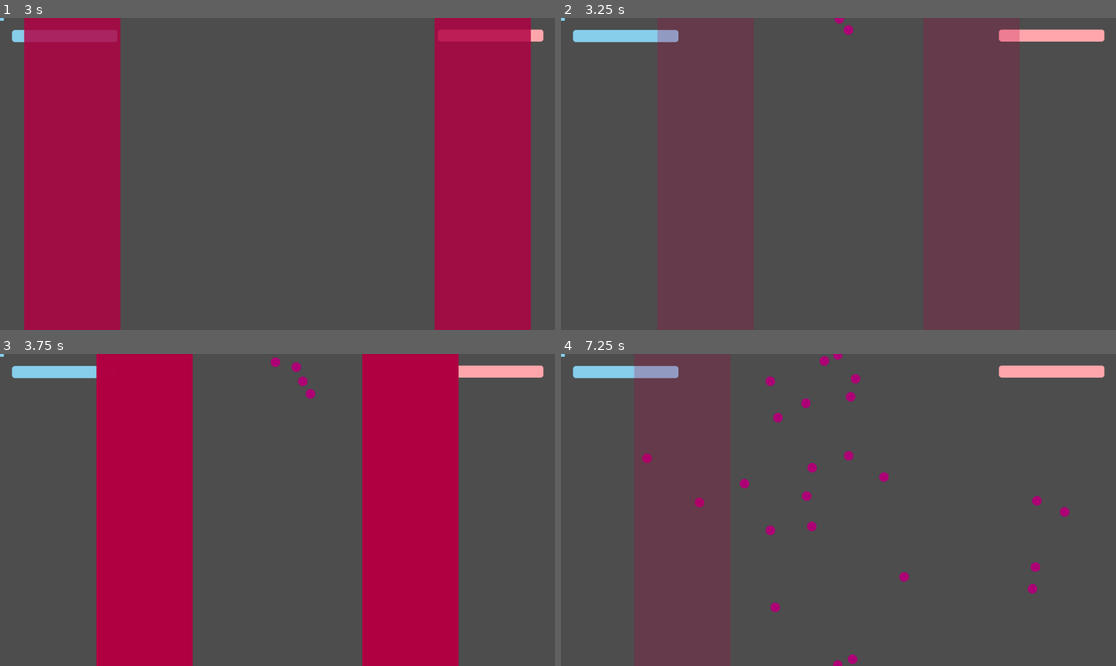
Above: before the commit, frames 1-4 (two rows, left to right).
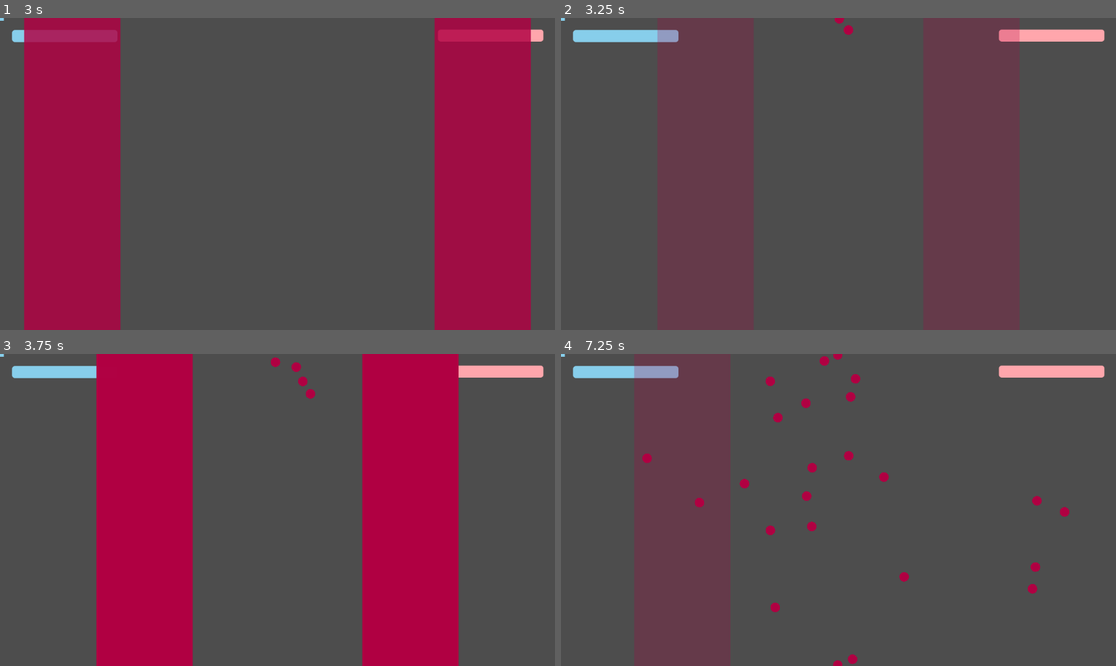
Above: after the commit, the same moments.

Repository: Sosenteam/sa-bullet-hell
Game: Godot game, scene res://levels/testing_level.tscn
Same seed, same stepped clock (60 frames per second), same inputs: the game is played once before the commit and once after it.
Inputs:
- Up to frame 1 (3 s): tap Enter at 0.5 s
- Up to frame 2 (3.25 s): no input
- Up to frame 3 (3.75 s): no input
- Up to frame 4 (7.25 s): no input

Frame 1 is identical in both runs. In frame 2, less than 0.1% of the frame differs, in the area x 49-53%, y 0-6%; in frame 3, 0.2%; in frame 4, 1.0%, in the area x 14-92%, y 0-100%.

Commit message:
final changes to first level

Diff:
--- a/hit_management/bullet.gd
+++ b/hit_management/bullet.gd
@@ -8,11 +8,12 @@
 var velocity: Vector2 = Vector2.ZERO
 var on_screen = false
 func _ready() -> void:
-	pass
+	draw_shape.color = Global.bad_color
 
-func move(pos,radius,vel):
+func move(pos,nradius,vel):
 	global_position = pos
 	velocity = vel
+	radius = nradius
 	draw()
 
 
--- a/hit_management/hit_shape.gd
+++ b/hit_management/hit_shape.gd
@@ -17,6 +17,8 @@
 func remove():
 	polygon.set_polygon([])
 	collision_polygon.set_polygon([])
+	scale = Vector2(1,1)
+	rotation = 0
 
 func set_verts(verts:PackedVector2Array):
 	#print("hitshape verts set to ",verts)
--- a/levels/testing_level.gd
+++ b/levels/testing_level.gd
@@ -3,6 +3,17 @@
 @onready var manager = $Manager
 
 var shapes: Array[Node2D] = []
+@onready var corners_and_centers = [
+	Vector2(0, 0),               # Top Left
+	Vector2(Global.center.x / 2, 0),    # Top Center
+	Vector2(Global.center.x, 0),        # Top Right
+	Vector2(Global.center.x, Global.center.y / 2), # Right Center
+	Vector2(Global.center.x, Global.center.y), # Bottom Right
+	Vector2(Global.center.x / 2, Global.center.y), # Bottom Center
+	Vector2(0, Global.center.y),        # Bottom Left
+	Vector2(0, Global.center.y / 2)     # Left Center
+]
+
 
 func _ready() -> void:
 	print("played test")
@@ -25,9 +36,9 @@
 	level.tween_callback(manager.create_horizontal_wipe.bind(0,100,75,Global.center.x-100,1))
 	level.tween_callback(manager.create_horizontal_wipe.bind(Global.center.x,100,-75,0,1))
 	level.tween_interval(2)
-	level.tween_callback(manager.create_cannon.bind(Vector2(Global.center.x/2,0),PI/2,0.2,5,150,5))
+	level.tween_callback(manager.create_cannon.bind(Vector2(Global.center.x/2,0),PI/2,0.2,5,150,10))
 	level.tween_interval(4)
-	level.tween_callback(manager.create_cannon.bind(Vector2(Global.center.x/2,Global.center.y),-PI/2,0.2,5,150,5))
+	level.tween_callback(manager.create_cannon.bind(Vector2(Global.center.x/2,Global.center.y),-PI/2,0.2,5,150,10))
 	level.tween_interval(6)
 #
 	#
@@ -46,13 +57,32 @@
 	level.tween_property(shapes[0],"rotation",10,15).set_trans(Tween.TRANS_LINEAR)
 	level.parallel().tween_property(shapes[1],"rotation",10+PI/2,15).set_trans(Tween.TRANS_LINEAR)
 	level.parallel().tween_callback(manager.create_horizontal_wipe.bind(0,50,100,Global.screen_size.x,1))
-	level.parallel().tween_callback(manager.create_cannon.bind(Vector2(0,Global.center.y/2),0,0.2,8,150,5))
-	level.parallel().tween_callback(manager.create_cannon.bind(Vector2(Global.center.x,Global.center.y/2),PI,0.2,8,150,5))
+	level.parallel().tween_callback(manager.create_cannon.bind(Vector2(0,Global.center.y/2),0,0.2,8,150,10))
+	level.parallel().tween_callback(manager.create_cannon.bind(Vector2(Global.center.x,Global.center.y/2),PI,0.2,8,150,10))
 	level.tween_callback(shapes[0].remove)
 	level.tween_callback(shapes[1].remove)
 	level.tween_interval(2)
 	level.tween_callback(manager.create_horizontal_wipe.bind(0,10,60,Global.center.x,0.04,1))
 	level.tween_callback(manager.create_vertical_wipe.bind(0,10,60,Global.center.y,0.04,1))
 	level.tween_interval(4)
-	level.tween_callback(shapes[0].set_verts.bind([Vector2(-1200,-20),Vector2(-1200,20),Vector2(1200,20),Vector2(1200,-20)]))
-	level.tween_callback(shapes[1].set_verts.bind([Vector2(-1200,-20),Vector2(-1200,20),Vector2(1200,20),Vector2(1200,-20)]))
+	level.tween_callback(shapes[0].set_verts.bind([Vector2(-350,-20),Vector2(-350,20),Vector2(350,20),Vector2(350,-20)]))
+	level.tween_callback(shapes[0].set_position.bind(Vector2(0,0)))
+	level.tween_callback(shapes[0].set_rotation.bind(-PI/4))
+	level.tween_callback(shapes[0].enable)
+	level.tween_property(shapes[0],'position',Global.screen_size,7).set_trans(Tween.TRANS_CUBIC)
+	level.parallel().tween_callback(manager.create_cannon.bind(Vector2(Global.center.x/2,0),PI/2,0.2,5,150,10))
+	level.tween_callback(manager.create_cannon.bind(Vector2(Global.center.x/2,Global.center.y),-PI/2,0.2,5,150,10))
+	level.tween_property(shapes[0],'position',Vector2.ZERO,7).set_trans(Tween.TRANS_CUBIC)
+	level.tween_interval(8)
+	level.tween_callback(shapes[0].remove)
+	# HELL TIME
+	for pos in corners_and_centers:
+		var angle_to_center = pos.angle_to_point(Global.center / 2)
+		level.parallel().tween_callback(manager.create_cannon.bind(pos, angle_to_center, 0.2, 8, 150,10))
+	level.tween_interval(12)
+	level.tween_callback(manager.create_horizontal_wipe.bind(0,10,60,Global.center.x,0.04,1))
+	level.tween_callback(manager.create_vertical_wipe.bind(0,10,60,Global.center.y,0.04,1))
+	for pos in corners_and_centers:
+		var angle_to_center = pos.angle_to_point(Global.center / 2)
+		level.parallel().tween_callback(manager.create_cannon.bind(pos, angle_to_center, 0.5, 8, 120, 24))
+		level.parallel().tween_callback(manager.create_cannon.bind(pos, angle_to_center, 0.33, 4, 100, 24))
--- a/player/character_controller.gd
+++ b/player/character_controller.gd
@@ -56,6 +56,8 @@
 	dash_cooldown_timer.start()
 
 func hit():
+	if (is_dashing):
+		return
 	print("HAHA YOU GOT HIT")
 	hp -= 1
 	if(hp<0):
